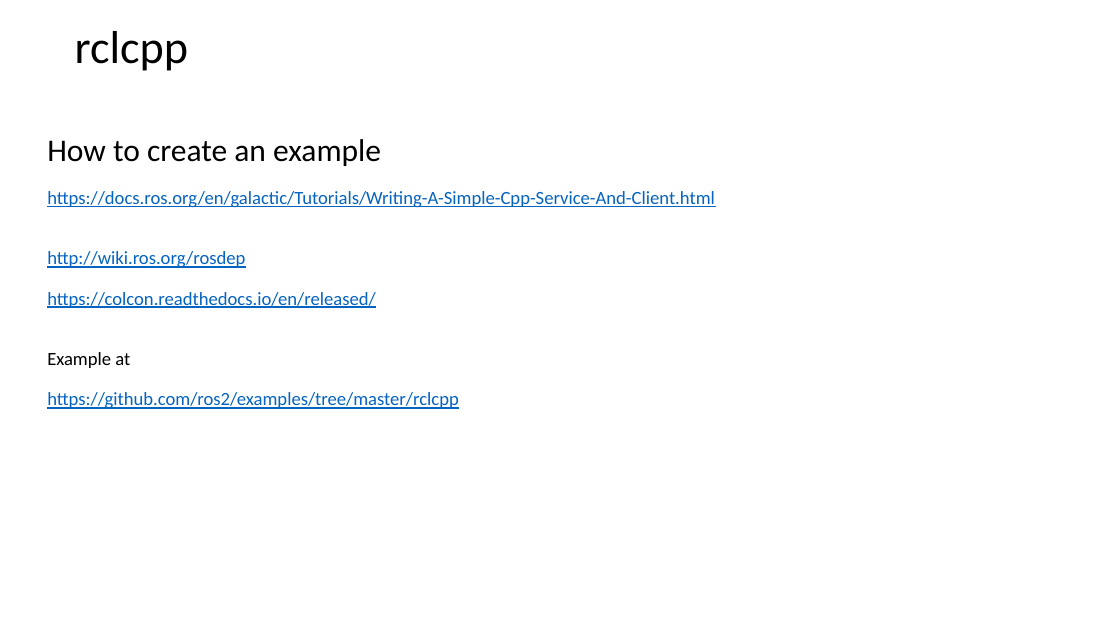
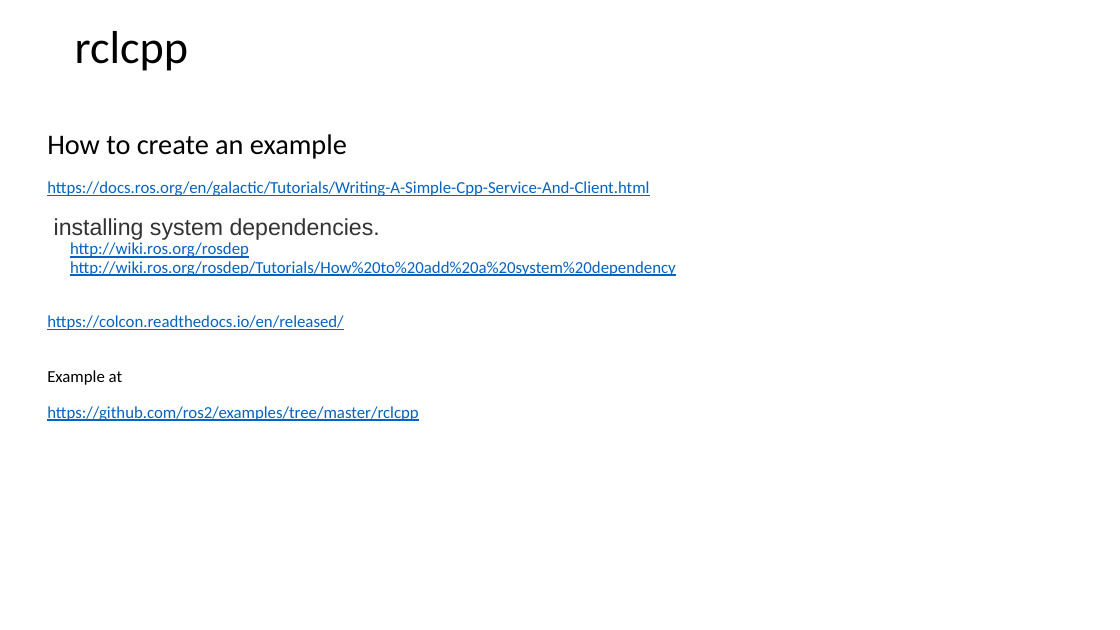
Before and after one commit to letrthong/ros2, a slide deck: slide 8 of ros2.pptx. Drawn at 1120x630 pixels with LibreOffice and Linux fonts; fonts in the diff are those of the drawing. Boxes give left, top, right and bottom in pixels: in the first picture for what was removed or moved away, otherwise in the second. Text is boxed around its words. In the diff, an @@ line names an element or a change of style, - is before the commit and + after.

```diff
--- a/ros2.pptx
+++ b/ros2.pptx
@@ title at (47,134,676,421): text changed; size 16 to 14.4 pt @@
-How to create an example
-https://docs.ros.org/en/galactic/Tutorials/Writing-A-Simple-Cpp-Service-And-Client.html
-http://wiki.ros.org/rosdep
-https://colcon.readthedocs.io/en/released/
-Example at
-https://github.com/ros2/examples/tree/master/rclcpp
+How to create an example
+https://docs.ros.org/en/galactic/Tutorials/Writing-A-Simple-Cpp-Service-And-Client.html
+installing system dependencies.
+http://wiki.ros.org/rosdep
+http://wiki.ros.org/rosdep/Tutorials/How%20to%20add%20a%20system%20dependency
+https://colcon.readthedocs.io/en/released/
+Example at
+https://github.com/ros2/examples/tree/master/rclcpp
```
Also in this commit, not shown: 1 other file.
